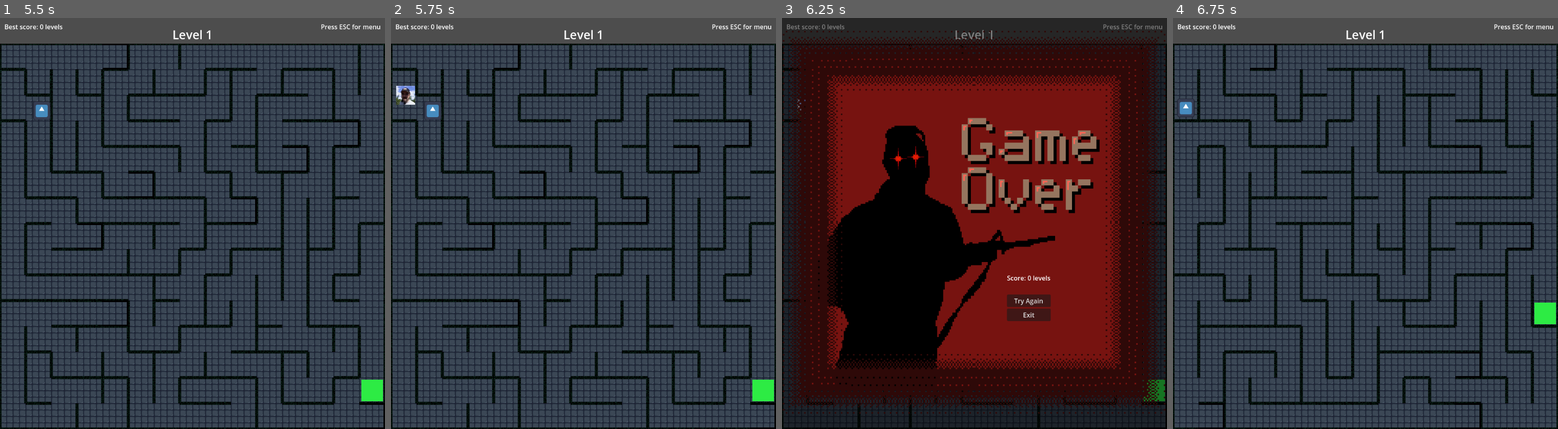
Above: before the commit, frames 1-4 (left to right).
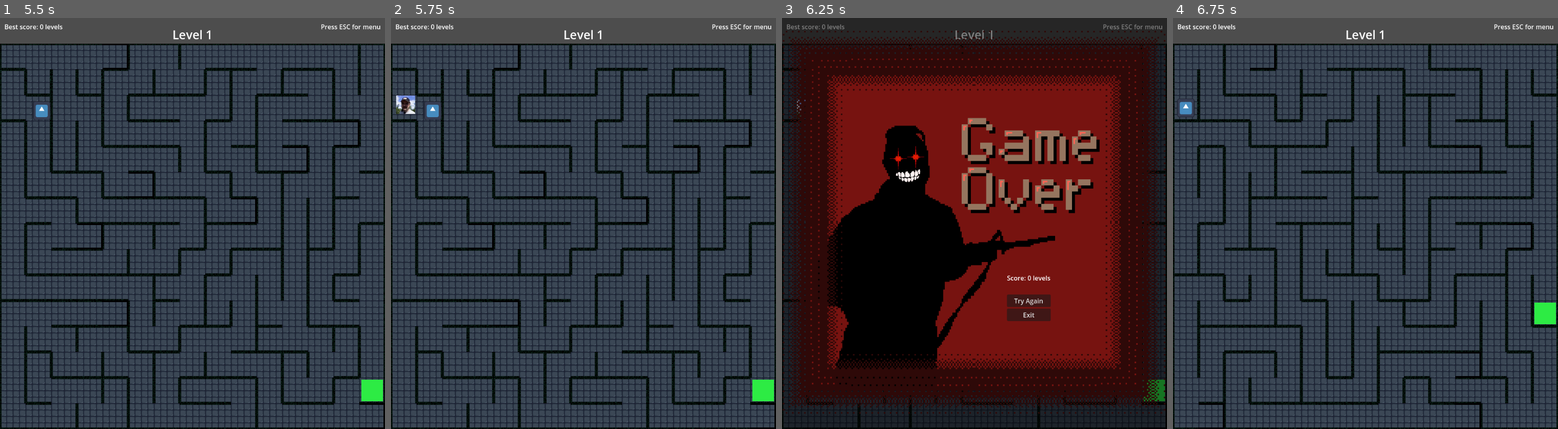
Above: after the commit, the same moments.

Repository: gkim14/CS471_LawlorsLabyrinth
Game: Godot game, scene res://scenes/StartScreen.tscn
Two runs of this game, one before a commit and one after it. Both use one fixed random seed, a clock stepped at 60 frames per second and the inputs below. The engine's default icon, where the game draws it, is replaced by a stand-in: a white triangle on a blue panel in a dark square.
Inputs:
- Up to frame 1 (5.5 s): click "Play" at 0.5 s; tap Enter at 1.25, 2.75, 4.25 s; hold W (up) 1.28-2.78 s; tap Space at 2, 3.5, 5 s; hold A (left) 2.78-4.28 s; hold S (down) 4.28-5.03 s; hold D (right) from 5.03 s (still down)
- Up to frame 2 (5.75 s): keep holding D (right)
- Up to frame 3 (6.25 s): release D (right) at 5.78 s; hold W (up) from 5.78 s (still down)
- Up to frame 4 (6.75 s): release W (up) at 6.5 s; click "Try Again" at 6.5 s

Frame 1 is identical in both runs. In frame 2, 0.3% of the frame differs, in the area x 1-7%, y 16-24%; in frame 3, 0.1%; in frame 4, nothing differs.

Commit message:
updated lawlor speed and gameover png

Diff:
--- a/scenes/GameOver.tscn
+++ b/scenes/GameOver.tscn
@@ -1,7 +1,7 @@
 [gd_scene load_steps=5 format=3 uid="uid://r0evpv145223"]
 
 [ext_resource type="Script" uid="uid://cfjmnjc5i84pu" path="res://scripts/game_over.gd" id="1_6bcno"]
-[ext_resource type="Texture2D" uid="uid://ctqfauc3cyvjl" path="res://assets/GameOver.png" id="2_qae0b"]
+[ext_resource type="Texture2D" uid="uid://c112ob4jmrypu" path="res://assets/GamerOver1.png" id="2_qae0b"]
 
 [sub_resource type="LabelSettings" id="LabelSettings_tvctj"]
 font_size = 30
--- a/scripts/lawlor.gd
+++ b/scripts/lawlor.gd
@@ -3,7 +3,7 @@
 @onready var layer: TileMapLayer = get_parent().get_parent().get_node("TileMapLayer")
 @onready var agent: NavigationAgent2D = $NavigationAgent2D
 var target
-const SPEED = 200.0
+const SPEED = 420
 
 func _ready() -> void:
 	set_physics_process(false)
Binary file removed: assets/GameOver.png
Binary file added: assets/GamerOver1.png
Not shown, changed: assets/GamerOver1.png.import
